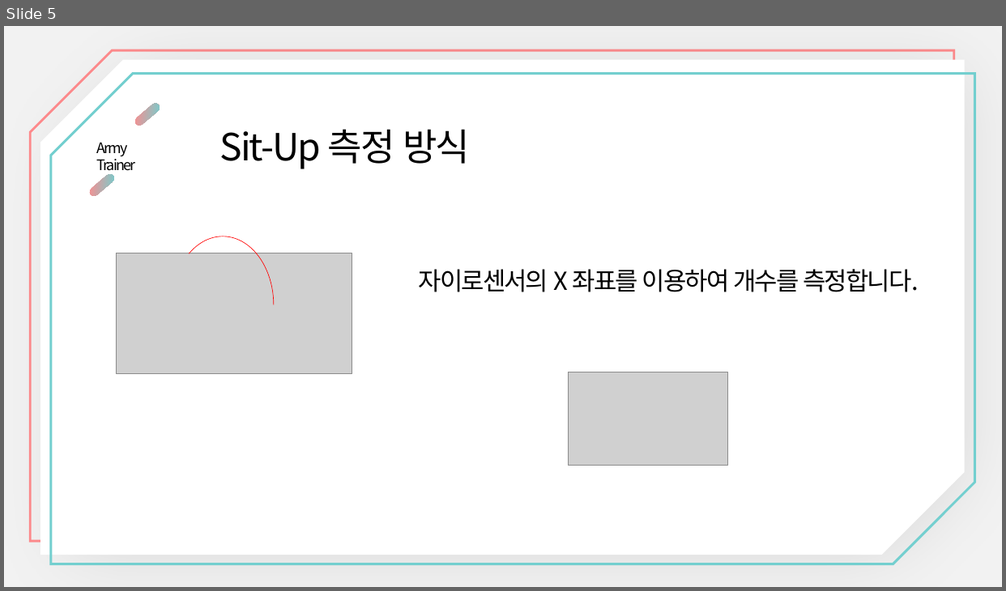
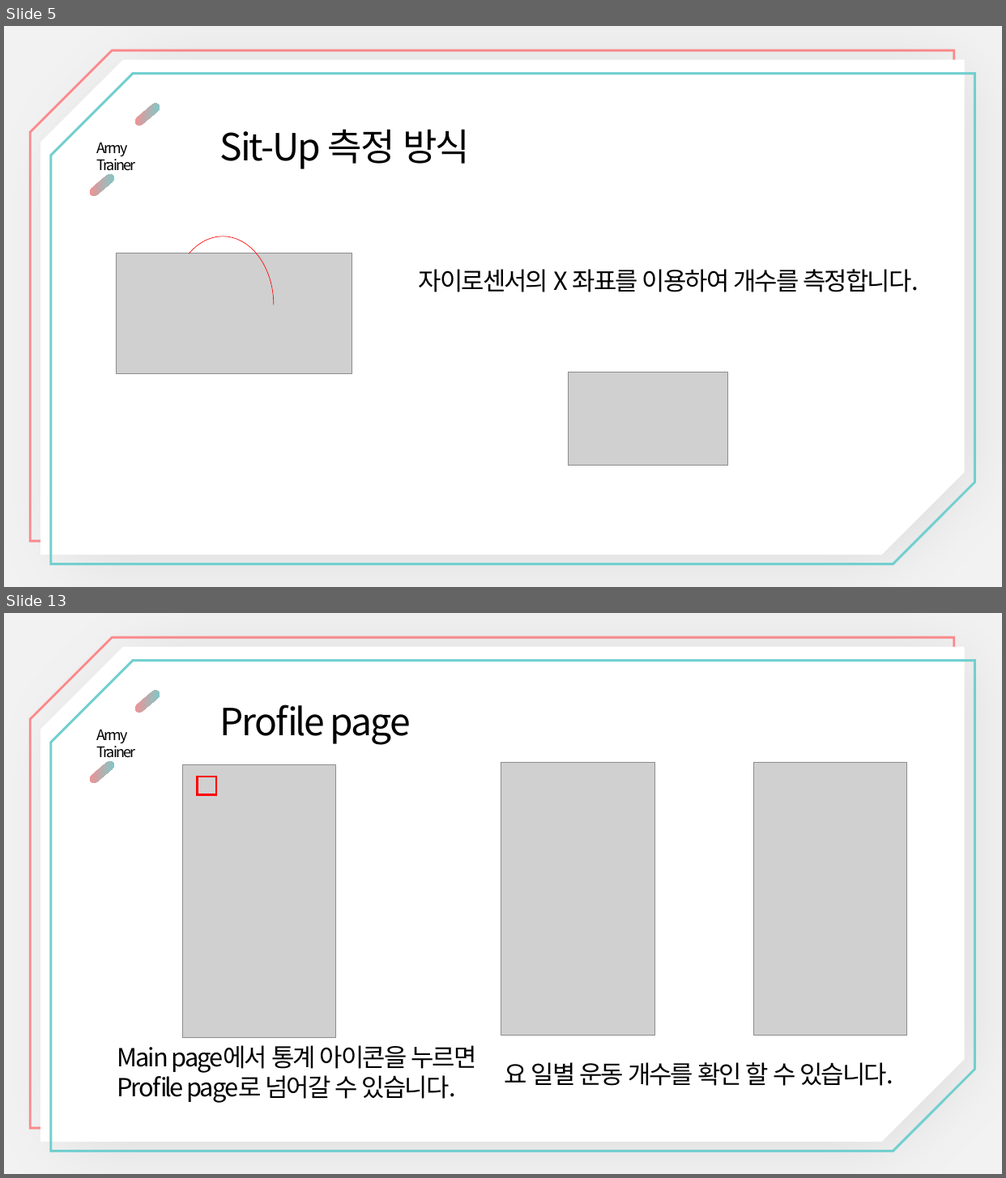
Before and after one commit to nilsys/App_ArmyTrainer_nanglam, a slide deck: PPT/App_ArmyTrainer_nanglam.ppt. Shown one above the other, each under a label of ours: slide 5 before the commit, slides 5 and 13 after it; the slides between them are not shown. The pictures are 1006x591 and 1006x1178 pixels, drawn with LibreOffice and Linux fonts; fonts in the diff are those of the drawing; grey boxes stand for pictures. Boxes give left, top, right and bottom in pixels: in the first picture for what was removed or moved away, otherwise in the second. Text is boxed around its words. In the diff, an @@ line names an element or a change of style, - is before the commit and + after.

```diff
--- a/PPT/App_ArmyTrainer_nanglam.ppt
+++ b/PPT/App_ArmyTrainer_nanglam.ppt
@@ slide 13 added at [4, 613, 1002, 1174], background #F2F2F2 @@
@@ snip diag rect added at [30, 637, 954, 1129], outline #73CFCF 2.25 pt @@
@@ snip diag rect added at [40, 647, 965, 1142], fill #FFFFFF @@
@@ snip diag rect added at [51, 660, 975, 1152], outline #FF8C8E 2.25 pt @@
@@ pill shape added at [134, 689, 161, 714], fill gradient #FF8C8E to #73CFCF @@
@@ text added at [219, 705, 411, 744], 36 pt, text #000000 @@
+Profile page
@@ text added at [96, 729, 135, 762], 14 pt, text #000000 @@
+Army Trainer
@@ pill shape added at [88, 760, 116, 785], fill gradient #FF8C8E to #73CFCF @@
@@ picture added at [182, 765, 335, 1038] @@
@@ rectangle added at [197, 776, 216, 795], outline #FF0000 2 pt @@
@@ picture added at [501, 763, 654, 1036] @@
@@ picture added at [753, 763, 907, 1036] @@
@@ text added at [117, 1046, 476, 1103], 24 pt, text #000000 @@
+Main page에서 통계 아이콘을 누르면 Profile page로 넘어갈 수 있습니다.
@@ text added at [505, 1063, 893, 1086], 24 pt, text #000000 @@
+요 일별 운동 개수를 확인 할 수 있습니다.
```
Also in this commit, not shown: 1 slide changed, 16 other slides added, 18 slides removed, 1 other file.
